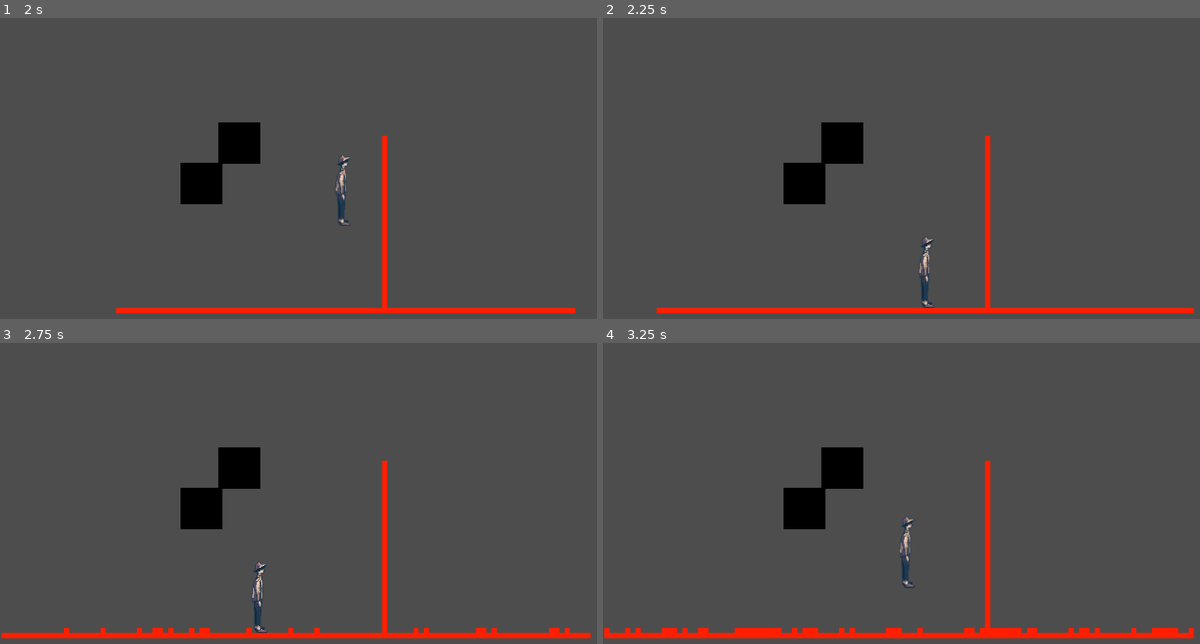
Above: before the commit, frames 1-4 (two rows, left to right).
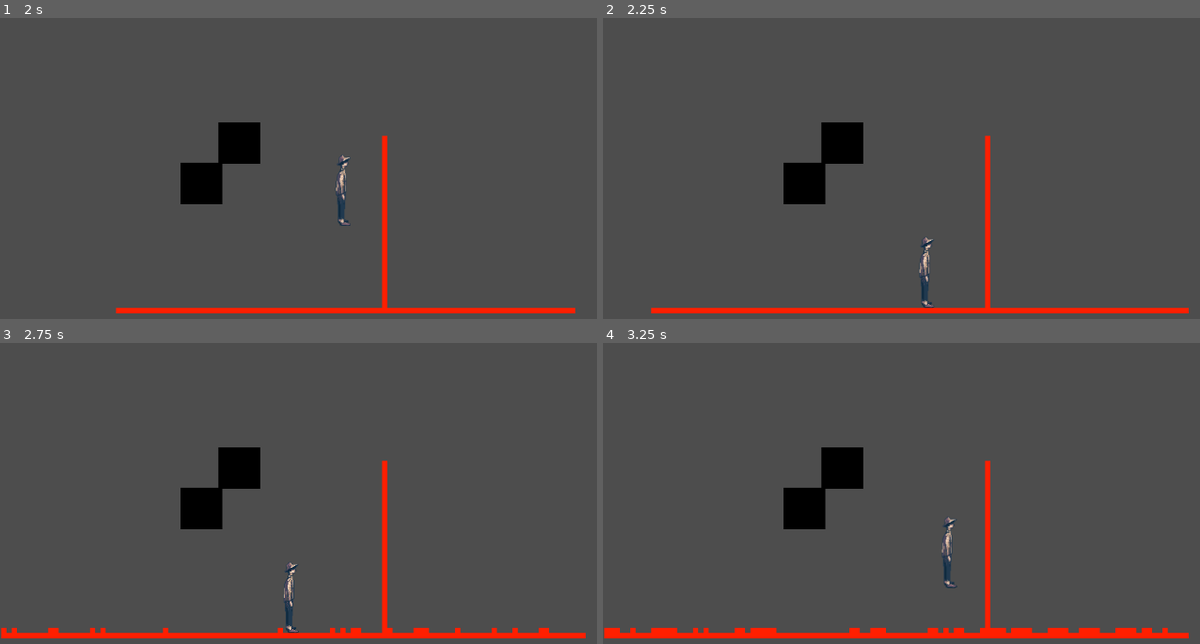
Above: after the commit, the same moments.

Repository: hellomynameisren/ludumdare
Game: Godot game, scene res://liquid/play_area.tscn
Same seed, same stepped clock (60 frames per second), same inputs: the game is played once before the commit and once after it. The project has no main scene, so this scene is started directly.
Inputs:
- Up to frame 1 (2 s): hold Right (ui_right) from 0.53 s (still down); tap Up (ui_up) at 0.77, 1.52 s
- Up to frame 2 (2.25 s): release Right (ui_right) at 2.03 s; hold Left (ui_left) from 2.03 s (still down)
- Up to frame 3 (2.75 s): keep holding Left (ui_left)
- Up to frame 4 (3.25 s): release Left (ui_left) at 2.78 s; hold Right (ui_right) from 2.78 s (still down); tap Up (ui_up) at 3.02 s

Frame 1 is identical in both runs. In frame 2, less than 0.1% of the frame differs, in the area x 8-100%, y 96-99%; in frame 3, 1.1%; in frame 4, 1.4%, in the area x 1-100%, y 57-99%.

Commit message:
square collision detection

Diff:
--- a/liquid/lava_spawner.gd
+++ b/liquid/lava_spawner.gd
@@ -3,6 +3,8 @@
 
 # Path to the water block scene
 var lava_block_scene = preload("res://liquid/lava_block.tscn")
+var lava_width = 8
+
 
 # Adjust these as per your game's needs
 var LAVA_TILE_ID = 1  # ID of your lava tile
@@ -35,7 +37,7 @@
 		# Check if the child is a lava node, adjust this based on your setup
 		if child is lava_block:  # Or "child is Lava" if Lava is a script type
 			for offset in [Vector2(0, 1), Vector2(1, 0), Vector2(0, -1), Vector2(-1, 0)]:
-				var check_position = child.global_position + 8 * offset
+				var check_position = child.global_position + lava_width * offset
 				if _is_valid_lava_position(check_position):
 					potential_positions.append(check_position)
 
@@ -62,26 +64,36 @@
 	world.add_child(lava_instance)
 
 func _is_valid_lava_position(position: Vector2) -> bool:
+
+	var lava_shape = RectangleShape2D.new()
+	lava_shape.extents = Vector2(lava_width / 2 * 0.999, lava_width / 2 * 0.999)  # half extents
+
 	# Check if position is within the world's bounds
 	var top_left = Vector2.ZERO
 	var bottom_right = world.get_node("BottomRight").global_position
 	var world_bounds = Rect2(top_left, bottom_right - top_left)
-	if not world_bounds.has_point(position):
+
+	# Check if the entire lava block would be inside the world bounds
+	var lava_rect = Rect2(position - lava_shape.extents, lava_shape.extents * 2)
+	if not world_bounds.encloses(lava_rect):
 		return false
+
+	print("got fast first check: "+ str(position))
 
 	var space_state = PhysicsServer2D.space_get_direct_state(world.get_world_2d().space)
 
-	var query_parameters = PhysicsPointQueryParameters2D.new()
-	query_parameters.position = position
-	query_parameters.exclude = [self]  # Assuming you don't want the spawner to be counted as a collision
+	# Set up the shape query
+	var query_parameters = PhysicsShapeQueryParameters2D.new()
+	query_parameters.shape = lava_shape
+	query_parameters.transform = Transform2D(0, position)
+	query_parameters.exclude = [self]
 
-	var collisions = space_state.intersect_point(query_parameters)
+	var collisions = space_state.intersect_shape(query_parameters)
 
-	if collisions:
+	if collisions and collisions.size() > 0:
 		return false  # There's something at this position
 
-	# Add more checks if needed
-
+	# No collisions, the position is valid
 	return true
 
 
